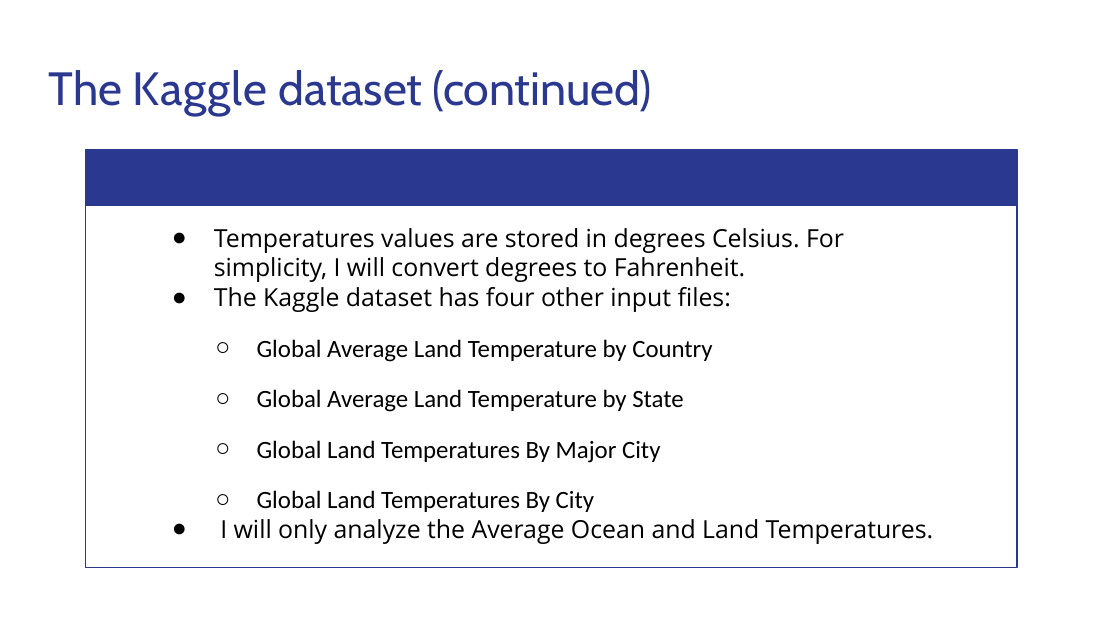
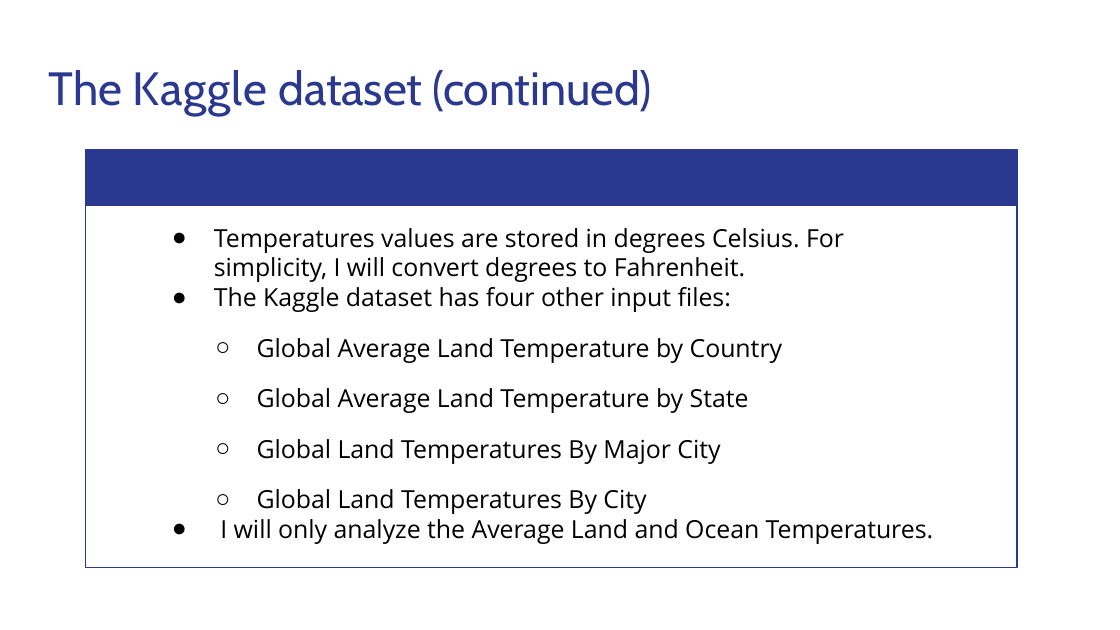
Before and after one commit to matthewshawnkehoe/Data-Science-Projects, a slide deck: slide 4 of Capstone Projects/Capstone_Two_Supervised_ML/Predicting_Temperature_Change.pptx. Drawn at 1120x630 pixels with LibreOffice and Linux fonts; fonts in the diff are those of the drawing. Boxes give left, top, right and bottom in pixels: in the first picture for what was removed or moved away, otherwise in the second. Text is boxed around its words. In the diff, an @@ line names an element or a change of style, - is before the commit and + after.

```diff
--- a/Capstone Projects/Capstone_Two_Supervised_ML/Predicting_Temperature_Change.pptx
+++ b/Capstone Projects/Capstone_Two_Supervised_ML/Predicting_Temperature_Change.pptx
@@ text at (257,338,782,514): font Calibri to Open Sans in "Global Average Land Temperature by Country", "Global Average Land Temperature by State", "Global Land Temperatures By Major City", "Global Land Temperatures By City" @@
@@ text at (220,519,933,544): text changed @@
-      ● I will only analyze the Average Ocean and Land Temperatures.
+      ● I will only analyze the Average Land and Ocean Temperatures.
```
Also in this commit, not shown: 6 other slides changed, 2 slides added.
